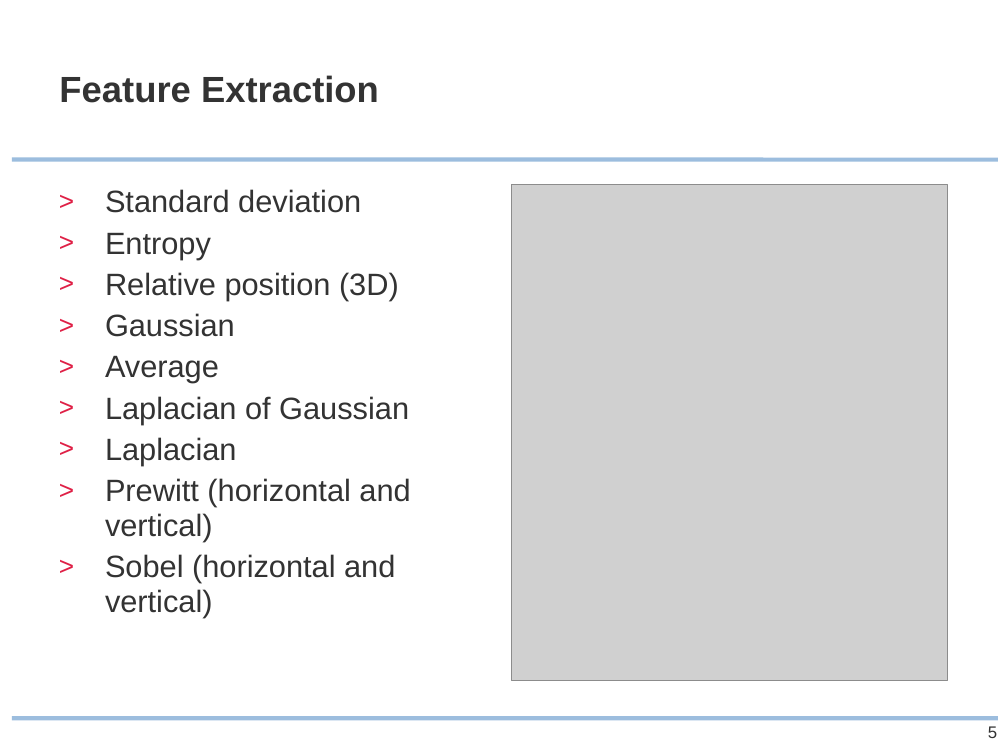
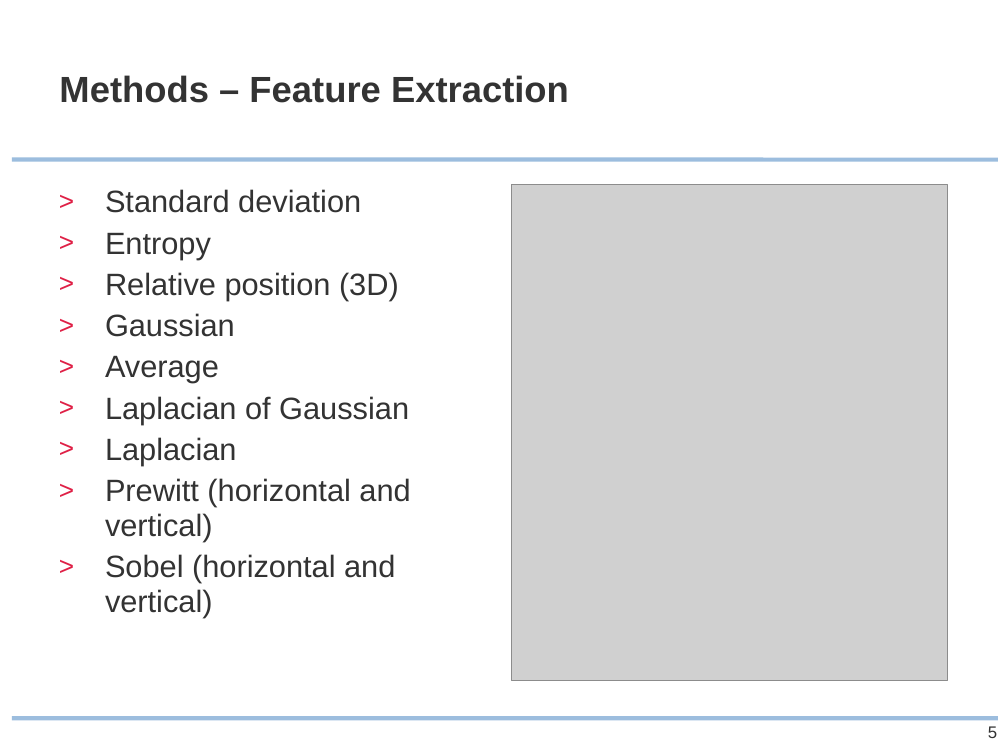
Before and after one commit to ipa/MIALab, a slide deck: slide 5 of doc/presentation/MIALab_slides.pptx. Drawn at 1008x756 pixels with LibreOffice and Linux fonts; fonts in the diff are those of the drawing; grey boxes stand for pictures; background and template pictures are left out. Boxes give left, top, right and bottom in pixels: in the first picture for what was removed or moved away, otherwise in the second. Text is boxed around its words. In the diff, an @@ line names an element or a change of style, - is before the commit and + after.

```diff
--- a/doc/presentation/MIALab_slides.pptx
+++ b/doc/presentation/MIALab_slides.pptx
@@ title at (59, 75, 569, 103): text changed @@
-Feature Extraction
+Methods – Feature Extraction
```
Also in this commit, not shown: 5 other slides changed, 5 slides added, 3 slides removed, 8 other files.
